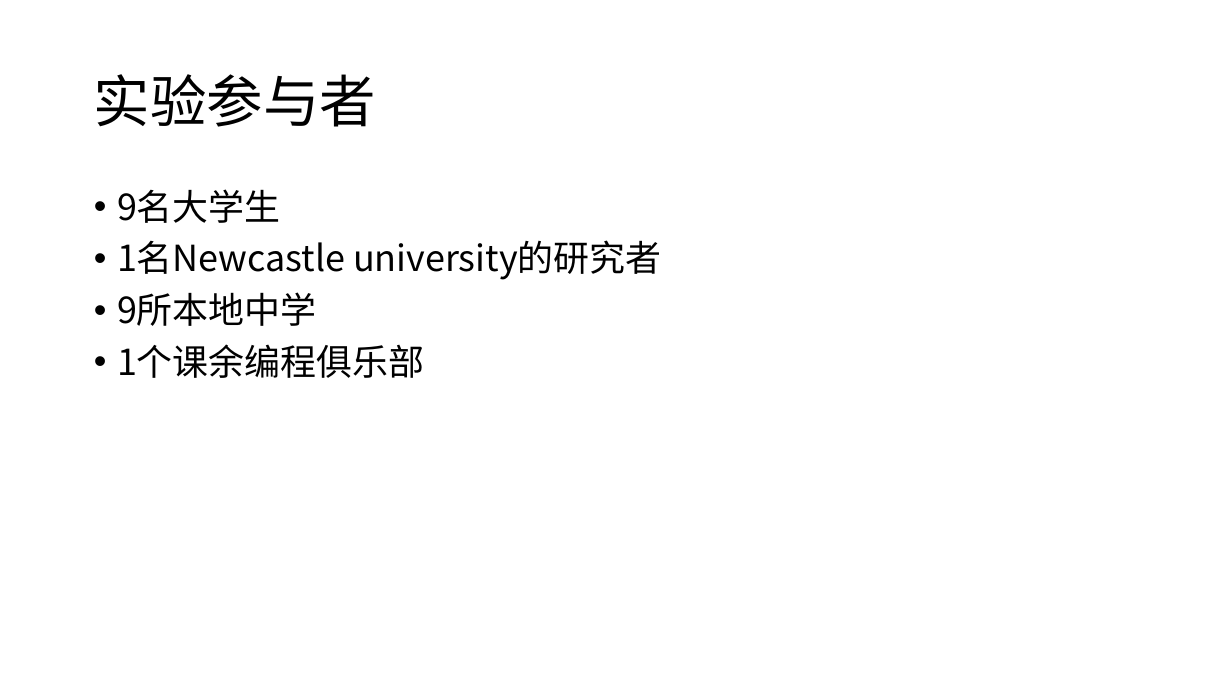
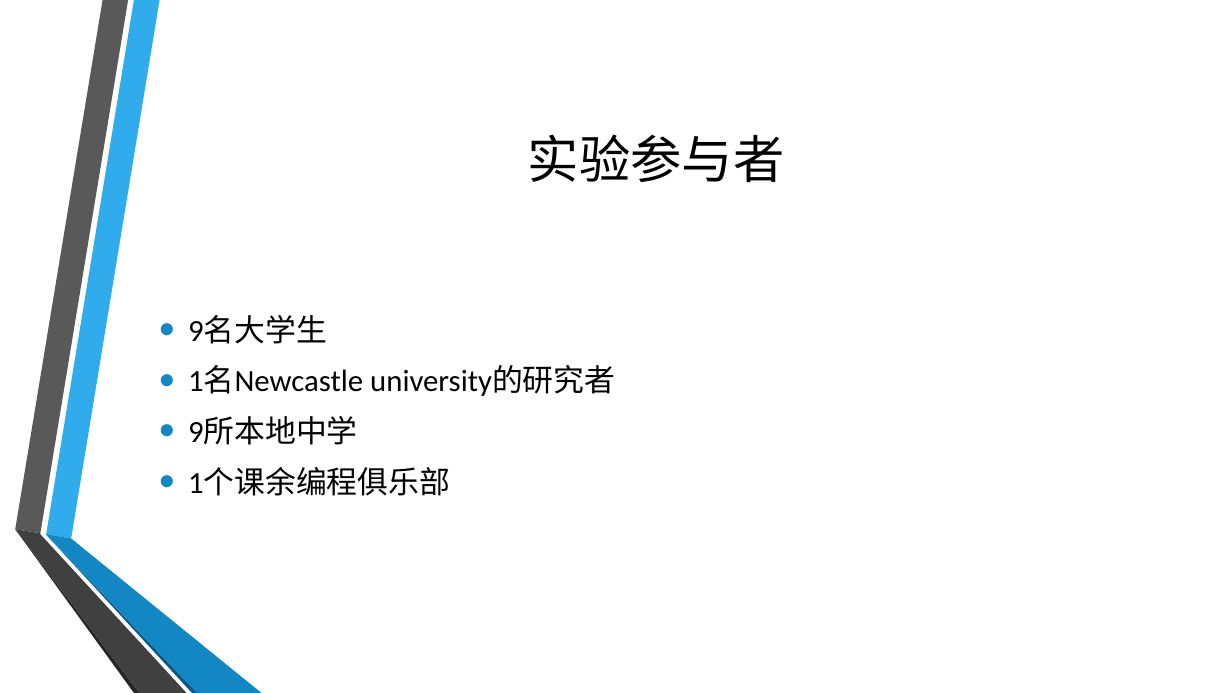
Before and after one commit to twesix/paper-notes, a slide deck: slide 7 of 201905/5-25分享.pptx. Drawn at 1232x693 pixels with LibreOffice and Linux fonts; fonts in the diff are those of the drawing; background and template pictures are left out. Boxes give left, top, right and bottom in pixels: in the first picture for what was removed or moved away, otherwise in the second. Text is boxed around its words. In the diff, an @@ line names an element or a change of style, - is before the commit and + after.

```diff
--- a/201905/5-25分享.pptx
+++ b/201905/5-25分享.pptx
@@ title "实验参与者": place and size @@
-title "实验参与者" at [94,74,376,127]
+title "实验参与者" at [528,134,784,182]
@@ title "实验参与者" at [528,134,784,182]: size 44 to 40 pt, font Noto Sans CJK SC to Calibri; alignment left to centre; line spacing 0.9 to 1 @@
@@ text "9名大学生": place and size @@
-text "9名大学生" at [117,189,661,378]
+text "9名大学生" at [188,315,615,496]
@@ text "9名大学生" at [188,315,615,496]: size 28 to 24 pt, font Noto Sans CJK SC to Calibri; indent changed; line spacing 0.9 to 1; vertical alignment top to middle @@
@@ group added at [15,0,262,693]: 6 freeform shapes @@
```
Also in this commit, not shown: 11 other slides changed.
